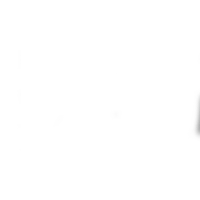
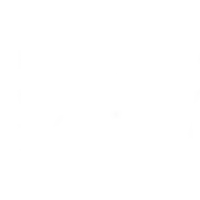
Two versions of the same layered image (200 x 200). Layer-by-layer changes:
painted on "Background" over [192, 92, 200, 140]
